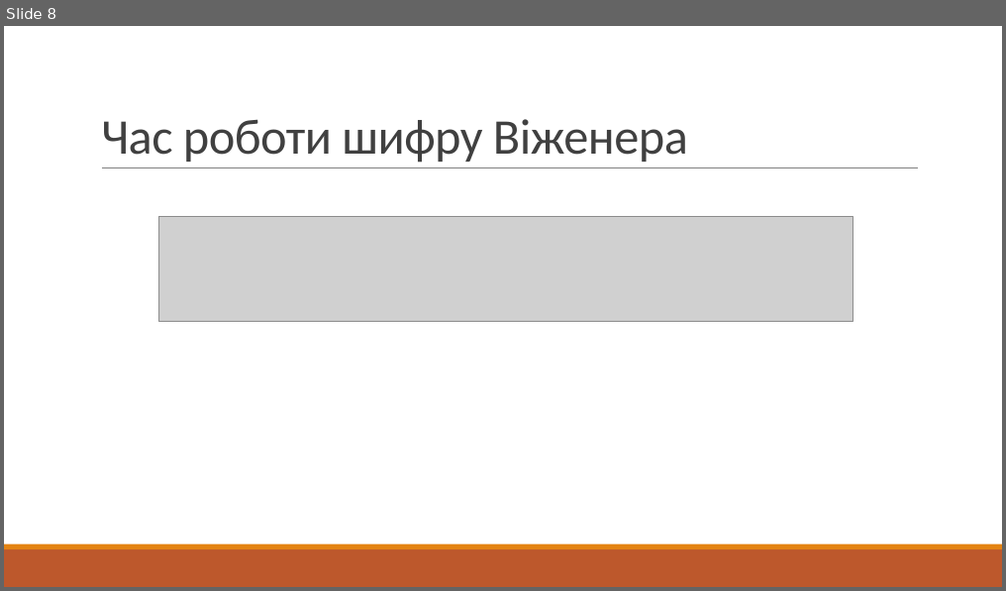
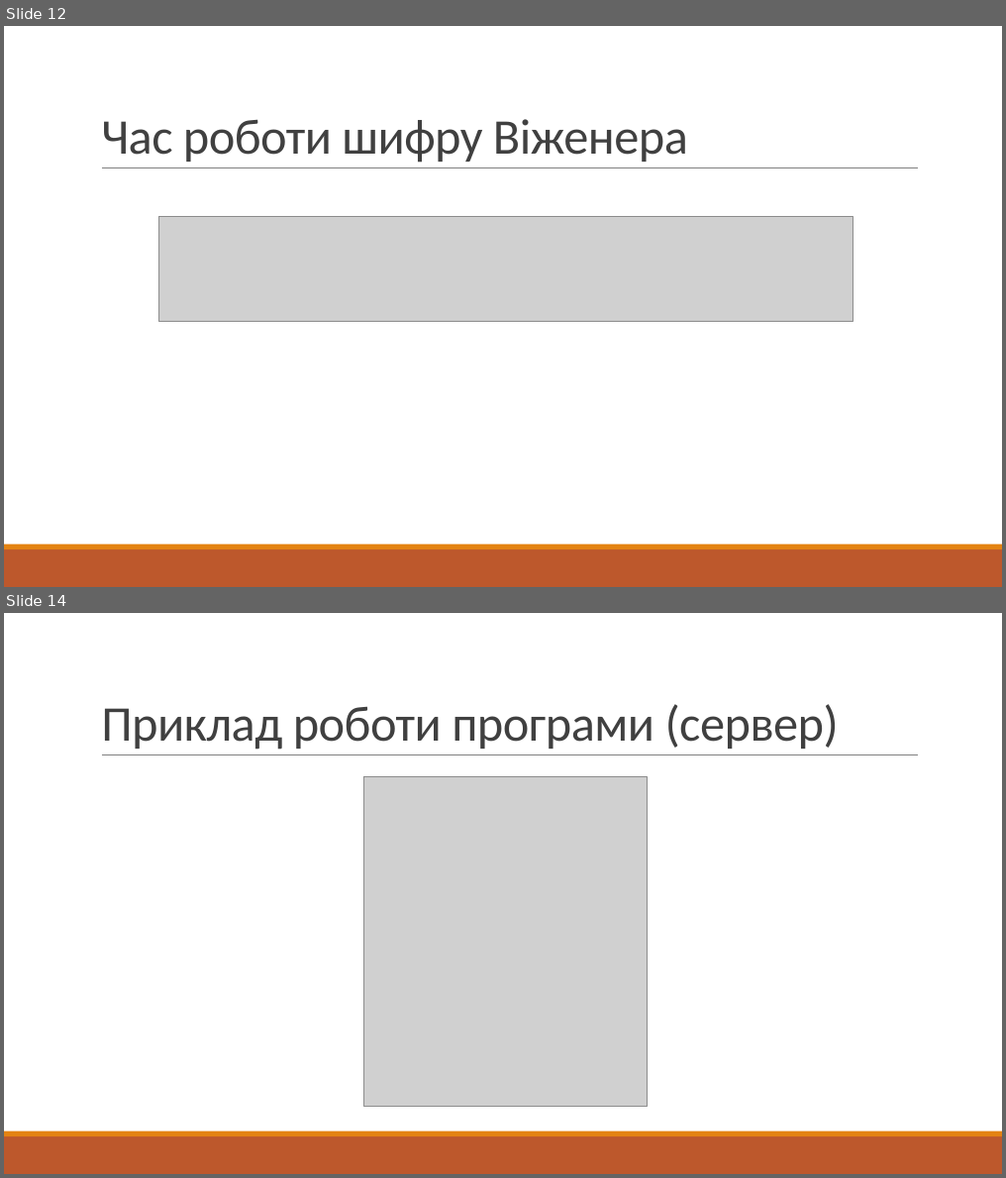
Before and after one commit to yarikpo/MAN-2019-2020-chat, a slide deck: prez/prez.pptx. Shown one above the other, each under a label of ours: slide 8 before the commit, slides 12 and 14 after it; the slides between them are not shown. The pictures are 1006x591 and 1006x1178 pixels, drawn with LibreOffice and Linux fonts; fonts in the diff are those of the drawing; grey boxes stand for pictures. Boxes give left, top, right and bottom in pixels: in the first picture for what was removed or moved away, otherwise in the second. Text is boxed around its words. In the diff, an @@ line names an element or a change of style, - is before the commit and + after.

```diff
--- a/prez/prez.pptx
+++ b/prez/prez.pptx
@@ slide 14 added at <box>4,613,1002,1174</box>, background #FFFFFF; not listed: 3 template elements that a slide beside it also shows @@
@@ title added at <box>101,704,839,750</box>, 48 pt, text #404040 @@
+Приклад роботи програми (сервер)
@@ picture added at <box>364,777,648,1106</box> @@
@@ what was slide 8 is now slide 12 @@
```
Also in this commit, not shown: 4 slides changed, 8 other slides added, 2 slides removed, 5 other files.
